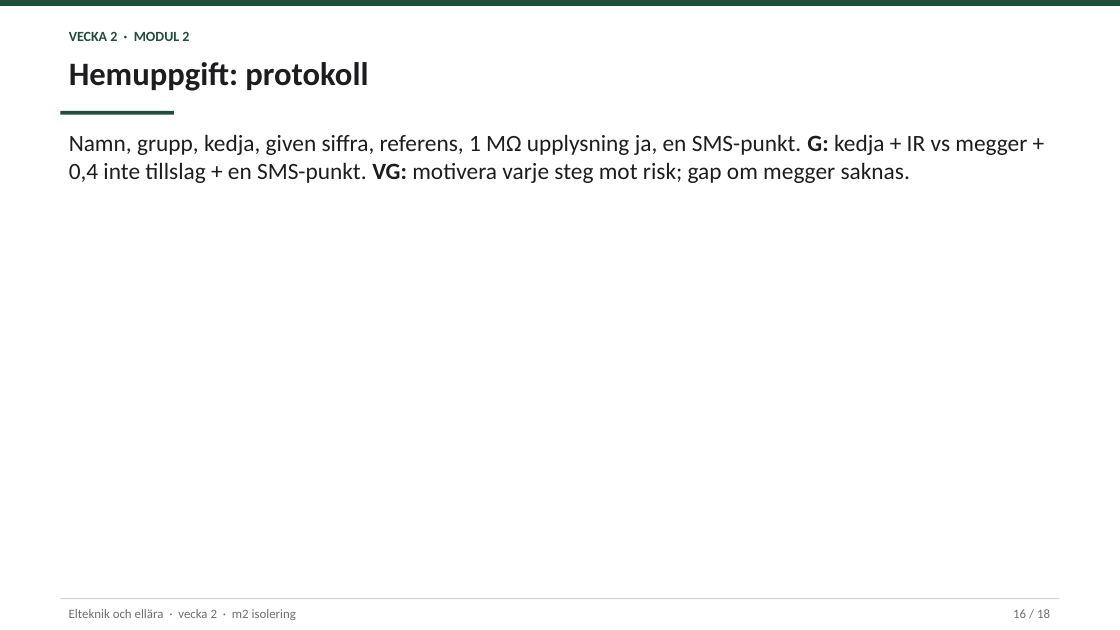
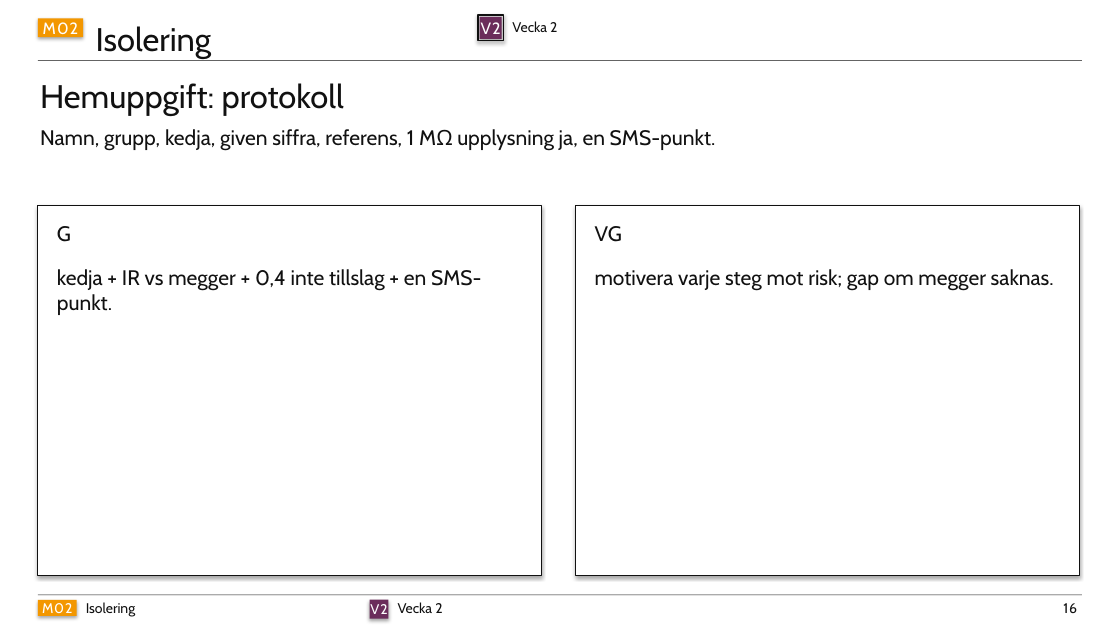
Before and after one commit to nj22az/elteknik-och-ellara, a slide deck: slide 16 of pptx/vecka-02.pptx. Drawn at 1120x630 pixels with LibreOffice and Linux fonts; fonts in the diff are those of the drawing. Boxes give left, top, right and bottom in pixels: in the first picture for what was removed or moved away, otherwise in the second. Text is boxed around its words. In the diff, an @@ line names an element or a change of style, - is before the commit and + after.

```diff
--- a/pptx/vecka-02.pptx
+++ b/pptx/vecka-02.pptx
@@ rectangle added at (38,18,83,37), fill #F39700, 14 pt, text #FFFFFF @@
+M02
@@ text added at (96,26,212,59), 28 pt, text #111111 @@
+Isolering
@@ rectangle added at (478,15,503,40), outline #111111 1.5 pt @@
@@ rectangle added at (480,17,502,39), fill #6B2D5B, 14 pt, text #FFFFFF @@
+V2
@@ text at (512,21,557,32): text changed; font Calibri to Cabin; text colour #1F4D3A to #111111; bold off @@
-VECKA 2 · MODUL 2
+Vecka 2
@@ text "Hemuppgift: protokoll": place and size @@
-text "Hemuppgift: protokoll" at (69,62,368,91)
+text "Hemuppgift: protokoll" at (40,83,344,116)
@@ text "Hemuppgift: protokoll" at (40,83,344,116): font Calibri to Cabin, text colour #1D1D1F to #111111, bold off @@
@@ rectangle: place and size @@
-rectangle at (0,0,1120,6)
+rectangle at (38,60,1082,60)
@@ rectangle at (38,60,1082,60): fill #1F4D3A to #111111; shadow on @@
@@ rectangle removed at (60,111,174,114) @@
@@ text at (40,129,716,151): text changed; size 20 to 18 pt; font Calibri to Cabin; text colour #1D1D1F to #111111 @@
-Namn, grupp, kedja, given siffra, referens, 1 MΩ upplysning ja, en SMS-punkt. G: kedja + IR vs megger + 0,4 inte tillslag + en SMS-punkt. VG: motivera varje steg mot risk; gap om megger saknas.
+Namn, grupp, kedja, given siffra, referens, 1 MΩ upplysning ja, en SMS-punkt.
@@ rectangle added at (38,206,542,576), fill #FFFFFF, outline #111111 0.75 pt @@
@@ rectangle added at (576,206,1080,576), fill #FFFFFF, outline #111111 0.75 pt @@
@@ text added at (57,226,71,242), 18 pt, text #111111 @@
+G
@@ text added at (595,226,622,242), 18 pt, text #111111 @@
+VG
@@ text added at (57,269,481,315), 18 pt, text #111111 @@
+kedja + IR vs megger + 0,4 inte tillslag + en SMS-punkt.
@@ text added at (595,269,1054,291), 18 pt, text #111111 @@
+motivera varje steg mot risk; gap om megger saknas.
@@ rectangle: place and size @@
-rectangle at (60,598,1060,599)
+rectangle at (38,595,1082,595)
@@ rectangle at (38,595,1082,595): fill #D2D2D7 to #111111; shadow on @@
@@ rectangle added at (38,600,76,616), fill #F39700, 12 pt, text #FFFFFF @@
+M02
@@ text removed at (69,609,296,620) @@
-Elteknik och ellära · vecka 2 · m2 isolering
@@ text added at (86,602,135,617), 12 pt, text #111111 @@
+Isolering
@@ rectangle added at (370,600,389,619), fill #6B2D5B, 12 pt, text #FFFFFF @@
+V2
@@ text added at (398,602,442,613), 12 pt, text #111111 @@
+Vecka 2
@@ text at (1063,603,1077,613): text changed; size 11 to 12 pt; font Calibri to Cabin; text colour #6E6E73 to #111111 @@
-16 / 18
+16
```
Also in this commit, not shown: 16 other slides changed, 1 slide added, 1 slide removed, 12 other files.
